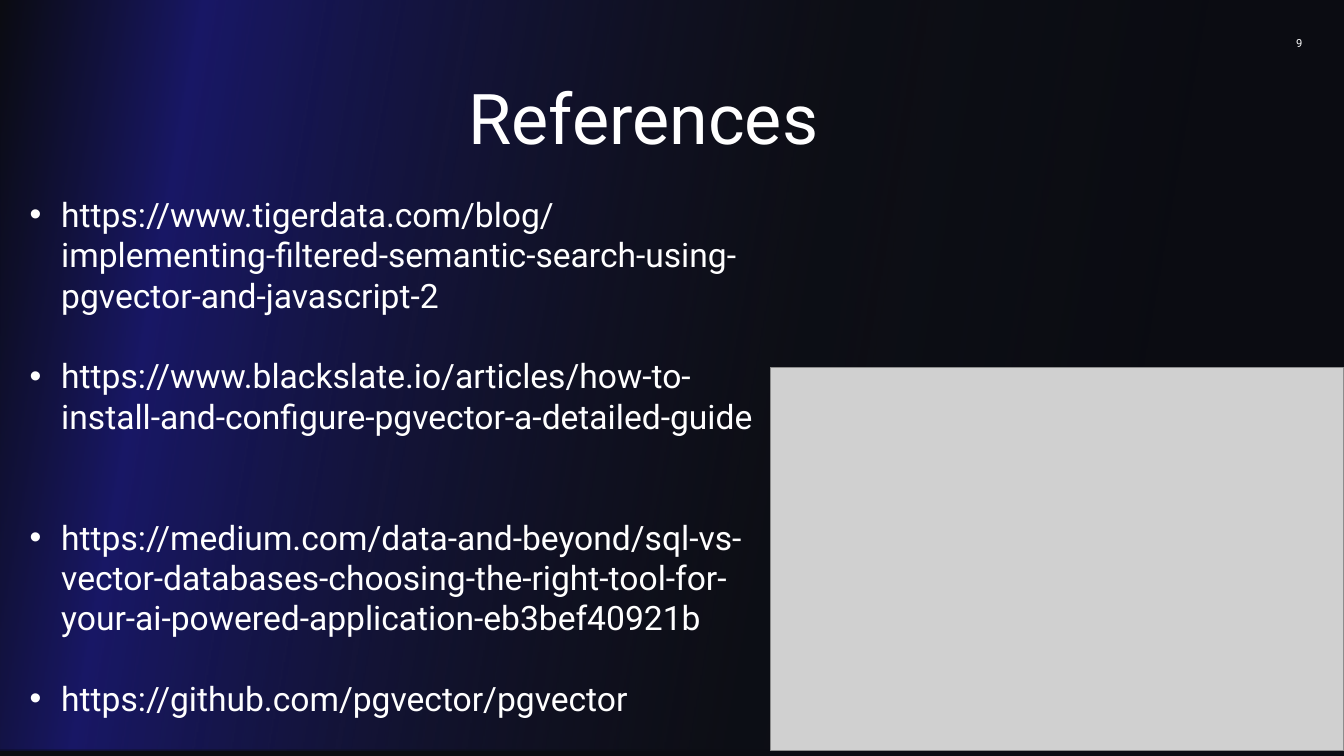
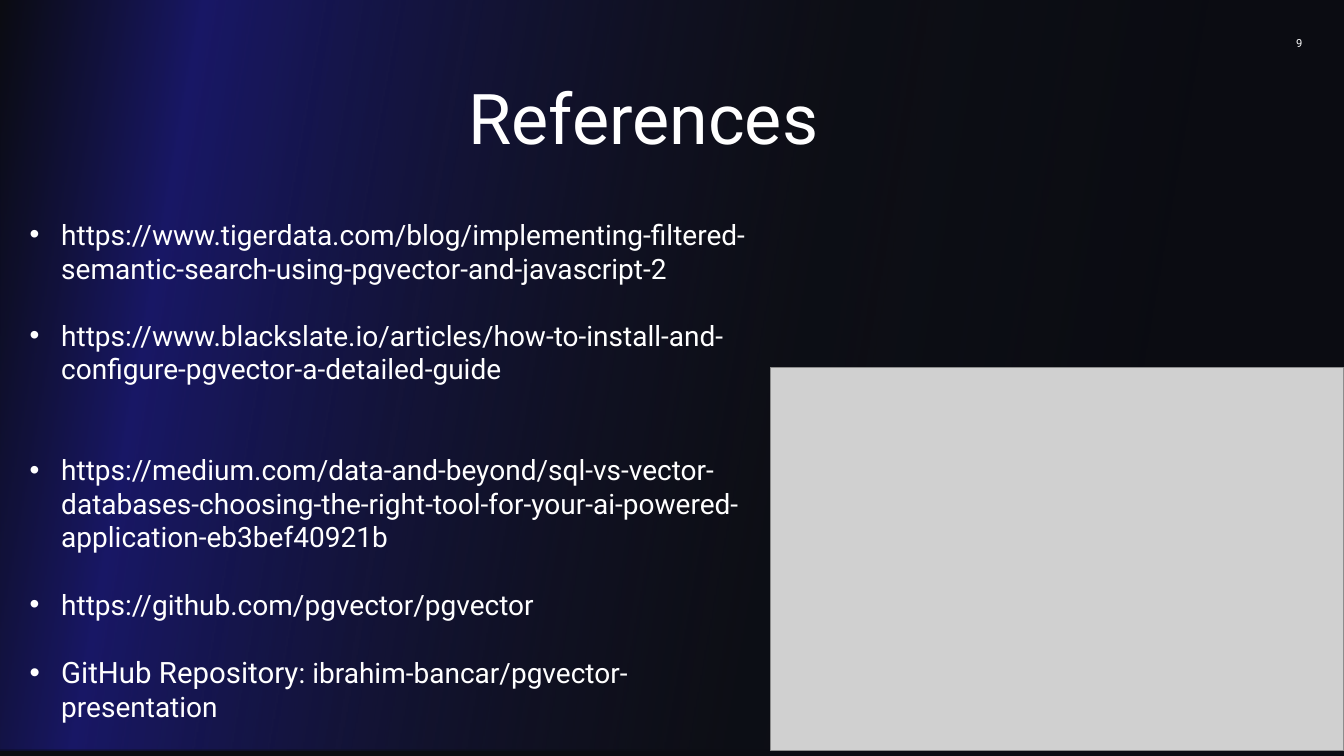
Before and after one commit to ibrahim-bancar/pgvector-presentation, a slide deck: slide 9 of slides/pgvector_presentation.pptx. Drawn at 1344x756 pixels with LibreOffice and Linux fonts; fonts in the diff are those of the drawing; grey boxes stand for pictures. Boxes give left, top, right and bottom in pixels: in the first picture for what was removed or moved away, otherwise in the second. Text is boxed around its words. In the diff, an @@ line names an element or a change of style, - is before the commit and + after.

```diff
--- a/slides/pgvector_presentation.pptx
+++ b/slides/pgvector_presentation.pptx
@@ text "https://www.tigerdata.com/blog/implementing-filtered-semanti ...": place and size @@
-text "https://www.tigerdata.com/blog/implementing-filtered-semanti ..." at (61, 201, 752, 719)
+text "https://www.tigerdata.com/blog/implementing-filtered-semanti ..." at (61, 219, 745, 723)
@@ text at (61, 219, 745, 622): size 24 to 20 pt in "https://www.tigerdata.com/blog/implementing-filtered-semanti ...", "https://www.blackslate.io/articles/how-to-install-and-config ...", "https://medium.com/data-and-beyond/sql-vs-vector-databases-c ...", "https://github.com/pgvector/pgvector" @@
@@ text at (61, 661, 627, 723): paragraph added @@
+• GitHub Repository: ibrahim-bancar/pgvector-presentation
```
Also in this commit, not shown: 2 other slides changed.
